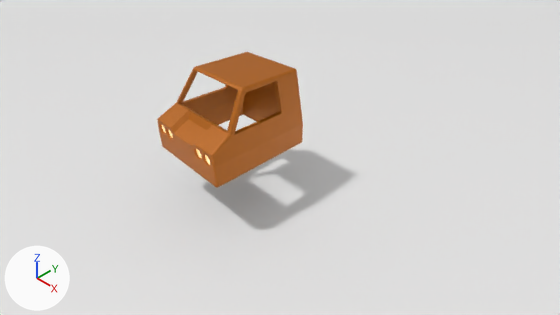
The Blender file cad_design/TrackVehicle.blend as it was, and as the next commit left it.
The view is the same before and after, from the file's camera 'Camera.001'. The lights are fixed; the arrows at lower left show +X, +Y and +Z.
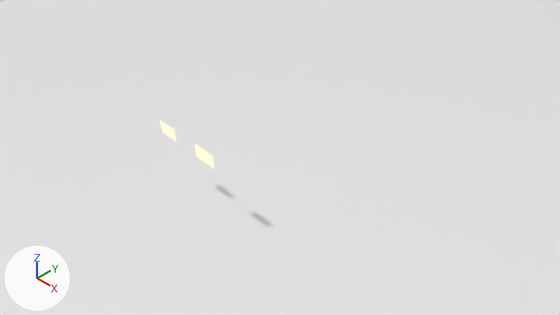
Changed parts and their boxes (x1, y1, x2, y2) in the pictures (560 x 315 px):
'Cube.001', hidden
    before: (157, 52, 303, 187)
'Plane', moved
    before: (162, 125, 210, 165)
    after: (160, 121, 214, 168)

What changed in the scene script:
```text
Change ob_cube_001:
    ob_cube_001: bpy.data.objects.new('Cube.001', me_cube_024) -> bpy.data.objects.new('Cube.001', me_cube_014)
    ob_cube_001.location: (0.0, -3.0, 2.0) -> (0.0, -5.0, 1.0)
    where _m = ob_cube_001.modifiers.new('Bevel', 'BEVEL')
    _m.segments: 4 -> 5
    remove _m = ob_cube_001.modifiers.new('Boolean', 'BOOLEAN')
    add _m = ob_cube_001.modifiers.new('FrontScrewHoles', 'BOOLEAN')
    _m.object: ob_cylinder -> ob_hulltopfrontscrewholes
    add ob_cube_001.hide_set(True)  # its collection is switched off
Change ob_plane:
    ob_plane.parent: ob_cube_001 -> ob_chassis_cabin_stl
```
